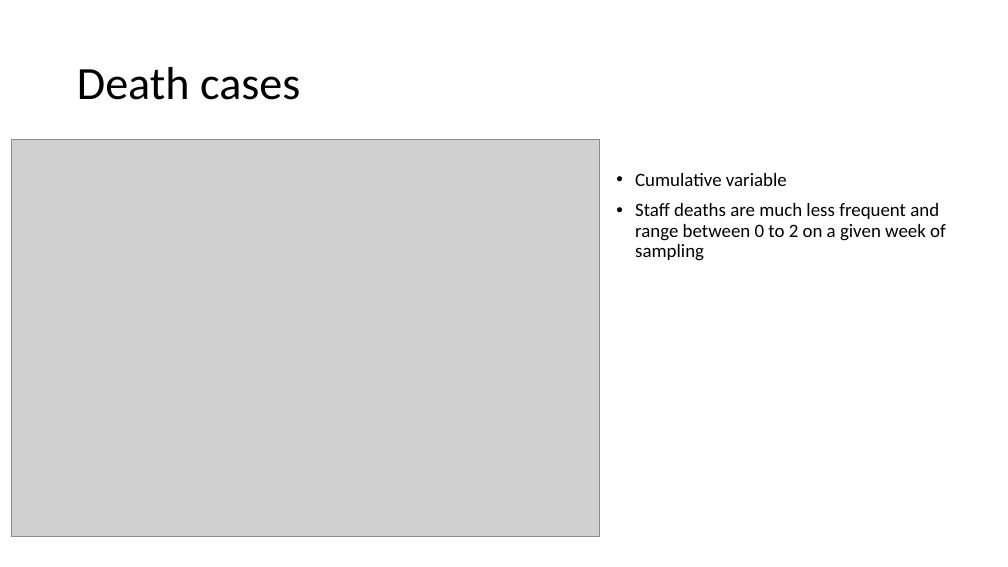
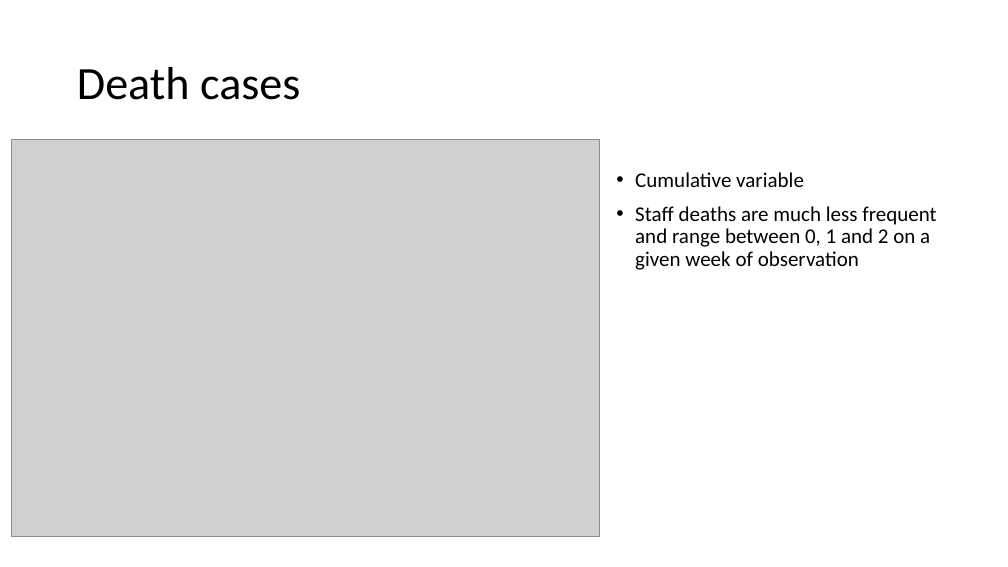
Before and after one commit to pberezina/COVID19-Wastewater-ML, a slide deck: slide 8 of slides.pptx. Drawn at 1008x567 pixels with LibreOffice and Linux fonts; fonts in the diff are those of the drawing; grey boxes stand for pictures. Boxes give left, top, right and bottom in pixels: in the first picture for what was removed or moved away, otherwise in the second. Text is boxed around its words. In the diff, an @@ line names an element or a change of style, - is before the commit and + after.

```diff
--- a/slides.pptx
+++ b/slides.pptx
@@ text at (635, 172, 804, 187): size 18 to 20 pt in "Cumulative variable" @@
@@ text at (635, 206, 936, 270): text changed; size 18 to 20 pt @@
-• Staff deaths are much less frequent and range between 0 to 2 on a given week of sampling
+• Staff deaths are much less frequent and range between 0, 1 and 2 on a given week of observation
```
Also in this commit, not shown: 3 other slides changed, 4 slides added, 2 slides removed, 4 other files.
